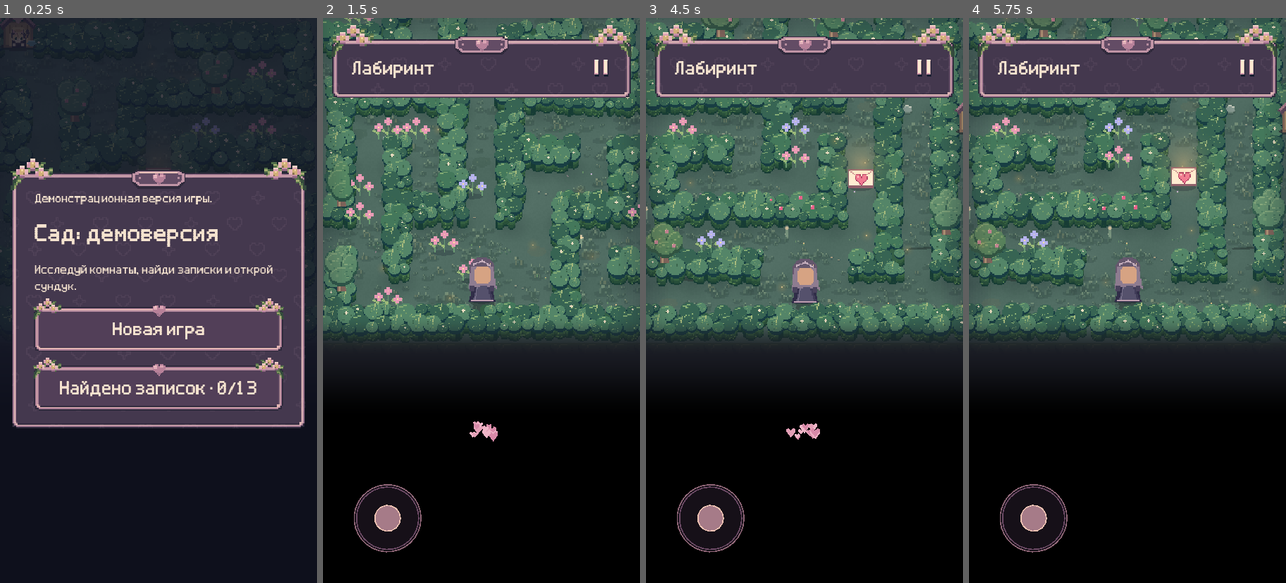
Above: before the commit, frames 1-4 (left to right).
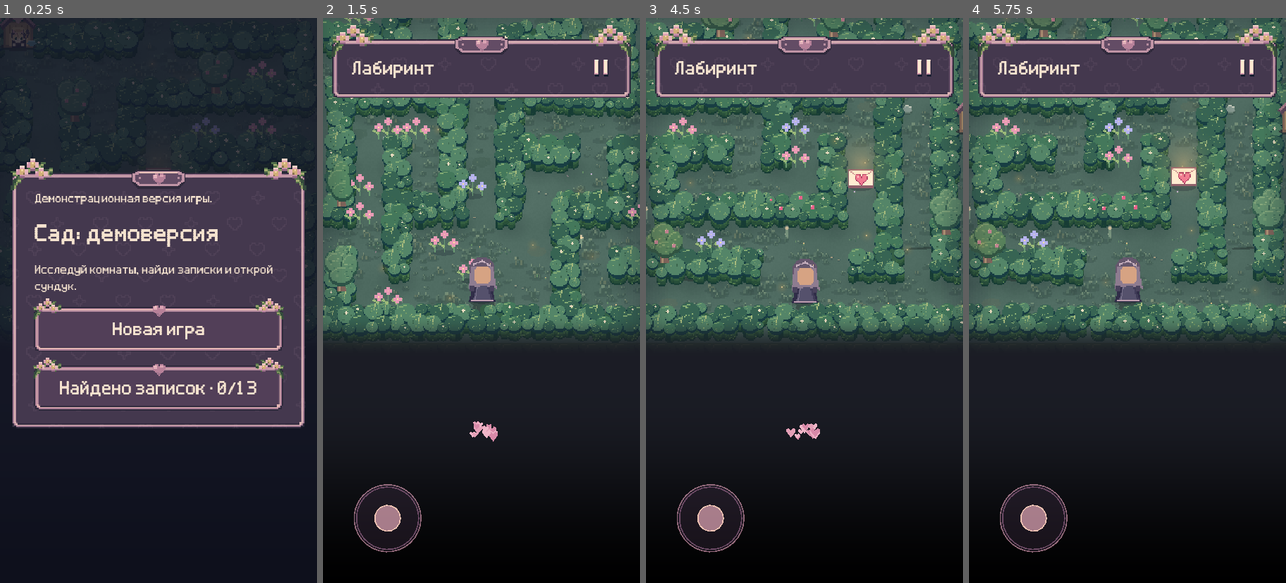
Above: after the commit, the same moments.

Repository: NQUAREx/dina-lovely
Game: Godot game, scene res://main.tscn
The game is run twice, just before and just after one commit, with the same random seed, the same clock (stepped at 60 frames per second) and the same inputs. Sound files missing from this copy of the repository are replaced by a short silence.
Inputs (mouse positions are in pixels of both pictures, inside the frame that each line leads up to):
- Up to frame 1 (0.25 s): no input
- Up to frame 2 (1.5 s): click "Новая игра" at 0.5 s; click "Пойдём" at 1.25 s
- Up to frame 3 (4.5 s): click (924, 68) at 2 s; click "Новая игра" at 2.75 s; click "Начать новую историю" at 3.5 s; click "Пойдём" at 4.25 s
- Up to frame 4 (5.75 s): move the mouse to (1197, 272) at 5.02 s; click (1197, 272) at 5.17 s

The runs differ from the first frame. In frame 2, 13% of the frame differs, in the area x 0-100%, y 65-80%; in frame 3, 13%; in frame 4, 14%.

Commit message:
Smooth distant fog and remove overlapping backdrop wall stamps

Diff:
--- a/scripts/boundary_backdrop.gd
+++ b/scripts/boundary_backdrop.gd
@@ -4,7 +4,7 @@
 func _init(game:Node2D):g=game
 func stamp(owner:int,point:Vector2)->void:
  if not g.get_viewport_rect().grow(110).has_point(point):return
- var key:="wall_room%d_exposed"%owner
+ var key:="wall_room%d_%s"%[owner,"exposed" if owner in [0,1,3] else "stacked"]
  if not textures.has(key):textures[key]=load("res://assets/"+key+".png")
  var texture:Texture2D=textures[key]
  var foundation:=Color("203b31") if owner in [0,1] else Color("493127") if owner==3 else Color("57412b") if owner==5 else Color("453d50")
@@ -15,12 +15,13 @@
 func draw()->void:
  var width:int=g.grid[0].length()
  var height:int=g.grid.size()
- for ring in [1,2]:
+ # One outer band: nested rings used to stamp the same cells twice.
+ for ring in [2]:
   for y in range(5-ring,height-5+ring):
    for x in range(-ring,width+ring):
     if x>=0 and x<width and y>=5 and y<height-5:continue
     var center:=15 if g.level==0 and y<5 else 13
-    if (y<5 and g.level<6 or y>=height-5 and g.level>0) and absi(x-center)<=2:continue
+    if (y<5 and g.level<6 or y>=height-5 and g.level>0) and absi(x-center)<=4:continue
     var p:Vector2=g.screen(Vector2(x+.5,y+.5)*48)
     # Junction aprons exist in both cached rooms; their material follows
     # the same upper-room owner as the shared corridor, never active level.
--- a/shaders/boundary_depth.gdshader
+++ b/shaders/boundary_depth.gdshader
@@ -17,6 +17,6 @@
  // at a floor edge: alpha and its derivative both start at zero there.
  float fog=smoothstep(0.,72.,distance);
  // Slate at the near edge fades smoothly into black in the distance.
- vec3 dusk=mix(vec3(.105,.112,.145),vec3(0.),smoothstep(48.,180.,distance));
+ vec3 dusk=mix(vec3(.105,.112,.145),vec3(0.),smoothstep(120.,480.,distance));
  COLOR=vec4(dusk,fog);
 }
Not shown, changed: PROJECT_CONTEXT.md
Not shown, removed: docs/game.2315a4c91f5f.pck
Not shown, added: docs/game.abccd6cc770c.pck
Not shown, changed: docs/index.pck
